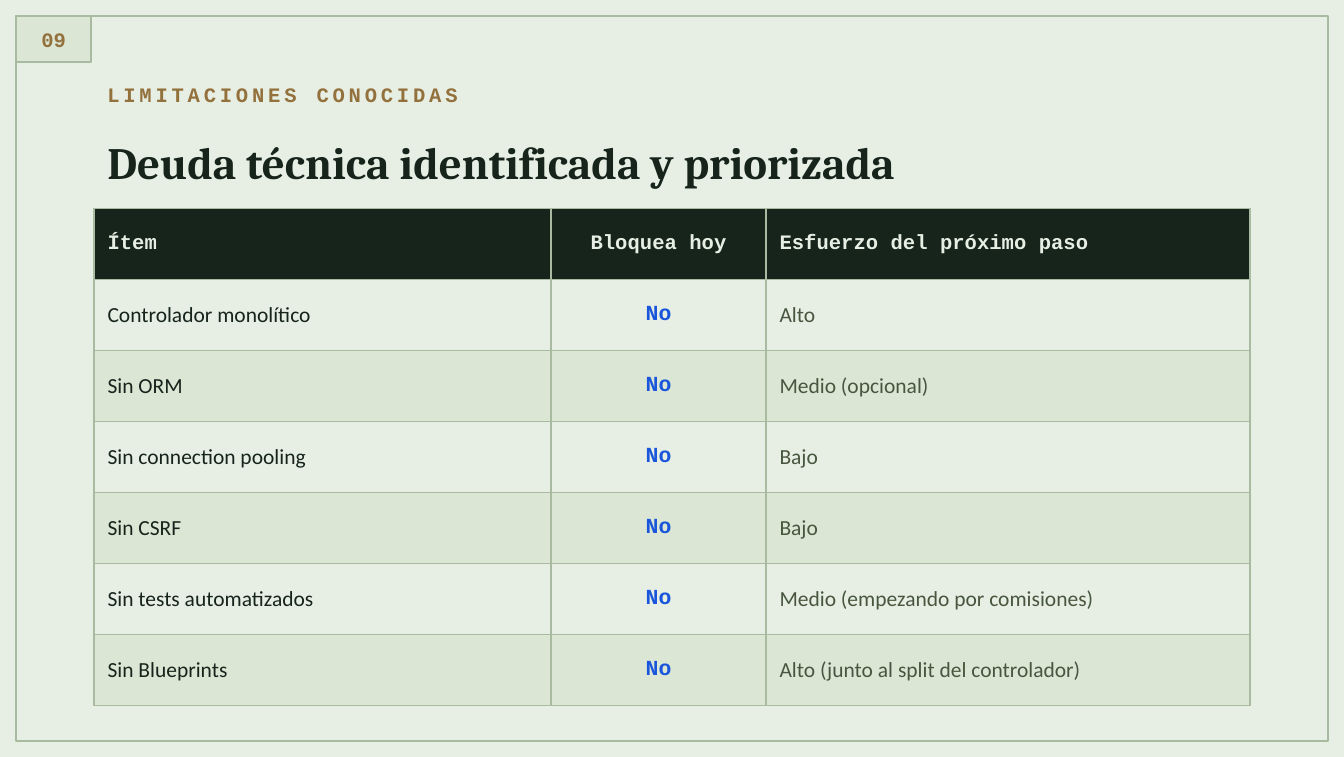
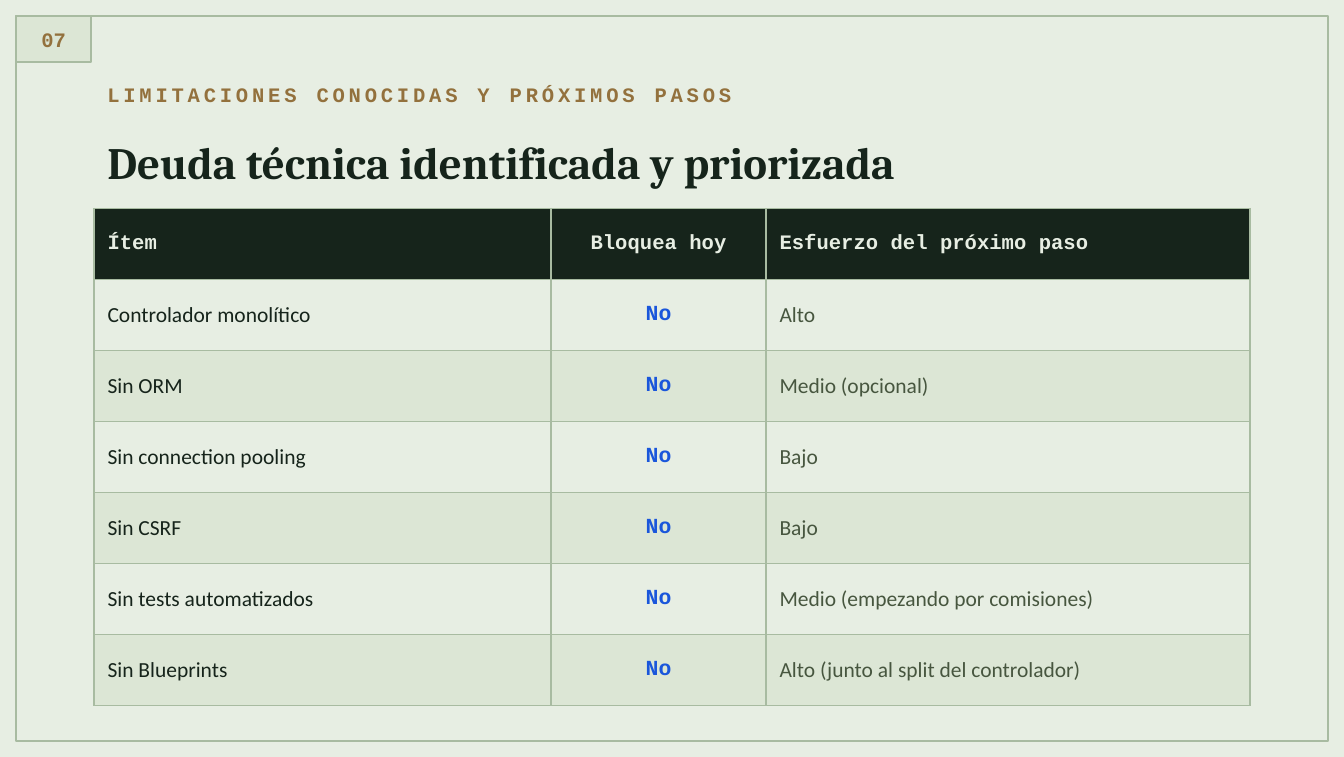
Before and after one commit to DanveDC/broker-suite, a slide deck: slide 8 of docs/BrokerCore-Presentacion.pptx (slide 9 before the commit). Drawn at 1344x757 pixels with LibreOffice and Linux fonts; fonts in the diff are those of the drawing. Boxes give left, top, right and bottom in pixels: in the first picture for what was removed or moved away, otherwise in the second. Text is boxed around its words. In the diff, an @@ line names an element or a change of style, - is before the commit and + after.

```diff
--- a/docs/BrokerCore-Presentacion.pptx
+++ b/docs/BrokerCore-Presentacion.pptx
@@ text at [41,33,66,47]: text changed @@
-09
+07
@@ text at [107,87,732,102]: text changed @@
-LIMITACIONES CONOCIDAS
+LIMITACIONES CONOCIDAS Y PRÓXIMOS PASOS
```
Also in this commit, not shown: 6 other slides changed, 2 slides added, 3 slides removed.
